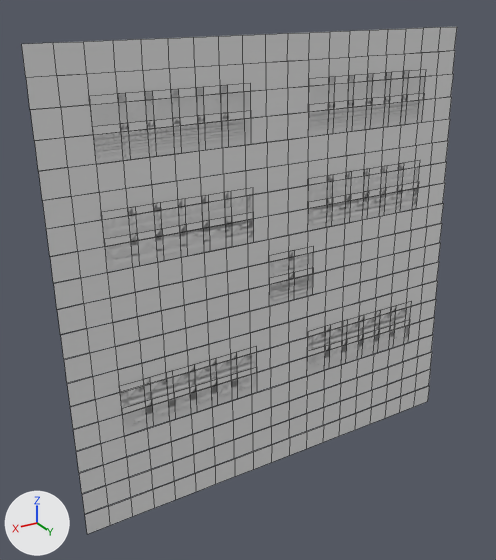
The OBJ model Assets/Tiled2Unity/Meshes/Library-Piano_Clean.obj, before and after one commit.
The view is the same before and after, from a 50 mm camera at (5.6, 23.0, 1.7) aimed at (-8.4, -0.3, -10.0). Every picture has the same lights, and +X, +Y and +Z are marked at lower left. Mesh edges are drawn as thin lines. Where no turn or scale is listed for an object, it has been applied to the vertices. Vertices at the same position are counted once.

In view in the first picture: 'Library-Piano_Clean'.
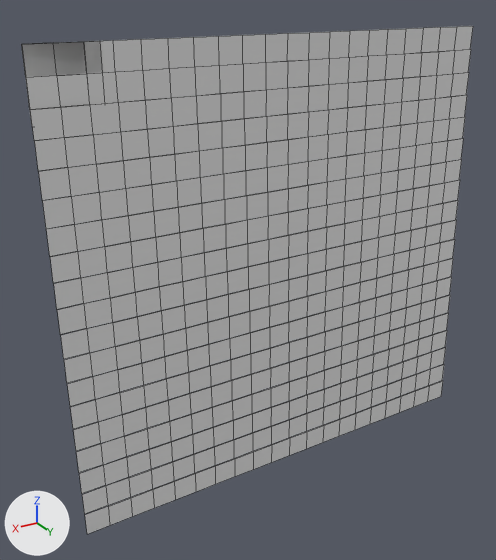
The change in detail:
me_library_piano_clean is used by ob_library_piano_clean; location (0.0, 0.0, 0.0).
me_library_piano_clean had 988 vertices, 437 faces and spanned x -19.0..0.0, y 0.0..0.9, z -19.0..0.0.
me_library_piano_clean now has 803 vertices, 382 faces and spans x -20.0..0.0, y 0.0..0.9, z -19.0..0.0.
Part 1, on me_library_piano_clean:
228 vertices are removed from x -17.3..-2.0, y 0.1..0.7, z -15.0..-1.7.
76 faces are deleted.
5 vertices are added at (0.0, 0.0, -2.0), (-2.0, 0.0, -2.0), (0.0, 0.0, -2.6), (-2.6, 0.0, -2.6), (-2.6, 0.0, 0.0).
38 new vertices lie (-1.0, 0.0, 0.0) away from vertices in x -19.0, y 0.0..0.9, z -19.0..0.0.
21 new faces join them.

Pixel boxes [x1, y1, x2, y2] of what changed, in the pictures (496 x 560 px):
'Library-Piano_Clean', reshaped
    before: [22, 27, 457, 534]
    after: [22, 26, 473, 534]
part 1 of me_library_piano_clean, cut back
    before: [90, 70, 426, 436]
    after: [22, 26, 473, 401]
